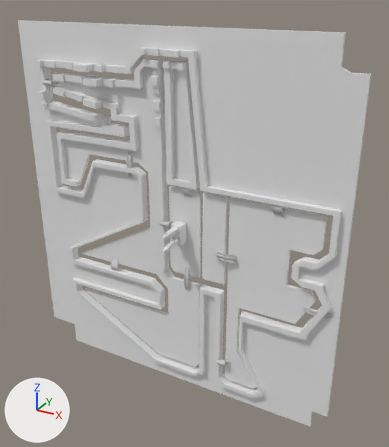
Renders of the OBJ model Models/venice.obj from each side of a commit.
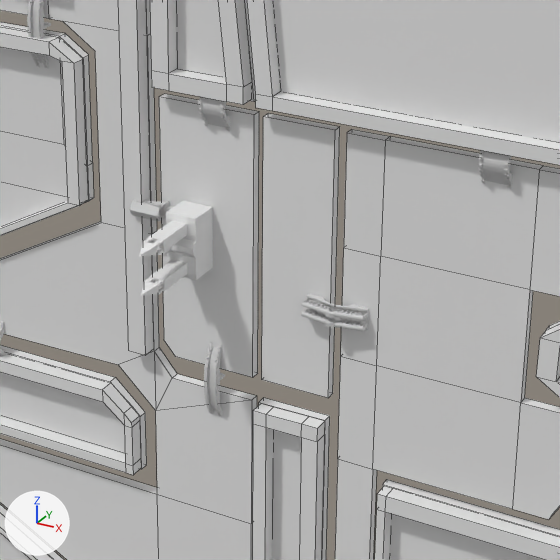
Old and new are each drawn whole from a 50 mm camera at (10.1, -37.8, 19.9) aimed at (-10.8, 0.0, 0.9) and again close up on the part from 30% to 77% of the width and 35% to 75% of the height. Arrows for +X, +Y and +Z are at lower left; the lights stay in place. The close-ups show mesh edges as thin lines. Objects named as collision shapes, trigger or cutter boxes, shadow casters or lower levels of detail are left out. Where no turn or scale is listed for an object, it has been applied to the vertices. Vertices at the same position are counted once.

Objects in the first close-up: 'Cube.000_Cube.001', 'Cube.001_Cube.003', 'Cube.002_Cube.004', 'Cube.003_Cube.005', 'Cube.004_Cube.006', 'Cube.267_Cube.001', 'Cylinder.001', 'Cylinder.002', 'Track_Cube.002', 'group_0_-4208692'.
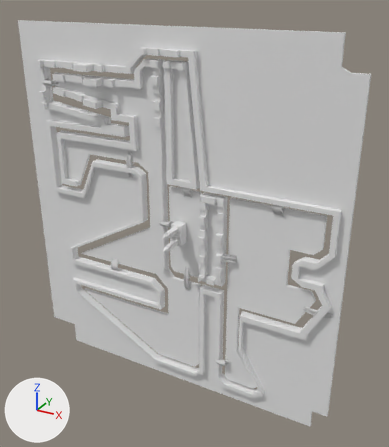
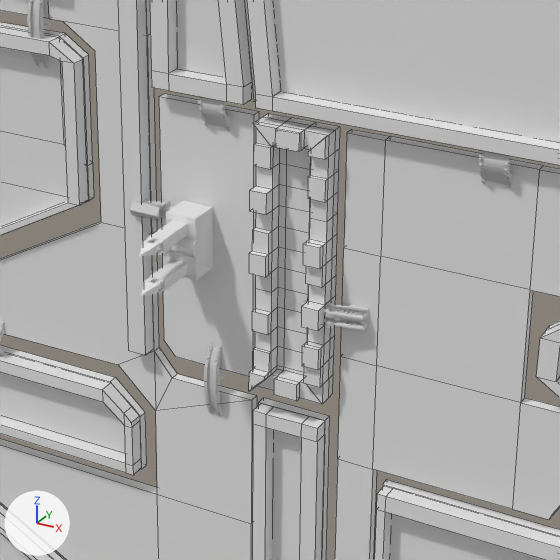
Location of each change, (x1, y1, x2, y2) in pixels of the close-ups (560 x 560 px):
```json
{"part": 1, "of": "me_track_cube_002", "change": "added", "after": [249, 113, 340, 404]}
```

Scene script edits in JSON lines:
```json
{"block": "me_track_cube_002", "where": "# used by ob_track_cube_002; location = (0.0, 0.0, 0.0)"}
{"op": "remove", "block": "me_track_cube_002", "code": "me_track_cube_002.from_pydata(...)  # 344 vertices, 304 faces; spans x -28.8..2.6, y -0.1..0.2, z -16.5..17.1"}
{"op": "add", "block": "me_track_cube_002", "code": "me_track_cube_002.from_pydata(...)  # 623 vertices, 583 faces; spans x -28.8..2.6, y -0.9..0.2, z -16.5..17.1"}
{"block": "me_track_cube_002", "change": "me_track_cube_002 part 1: 278 vertices added at x -9.9..-7.7, y -0.9..0.2, z -4.3..3.9"}
```
